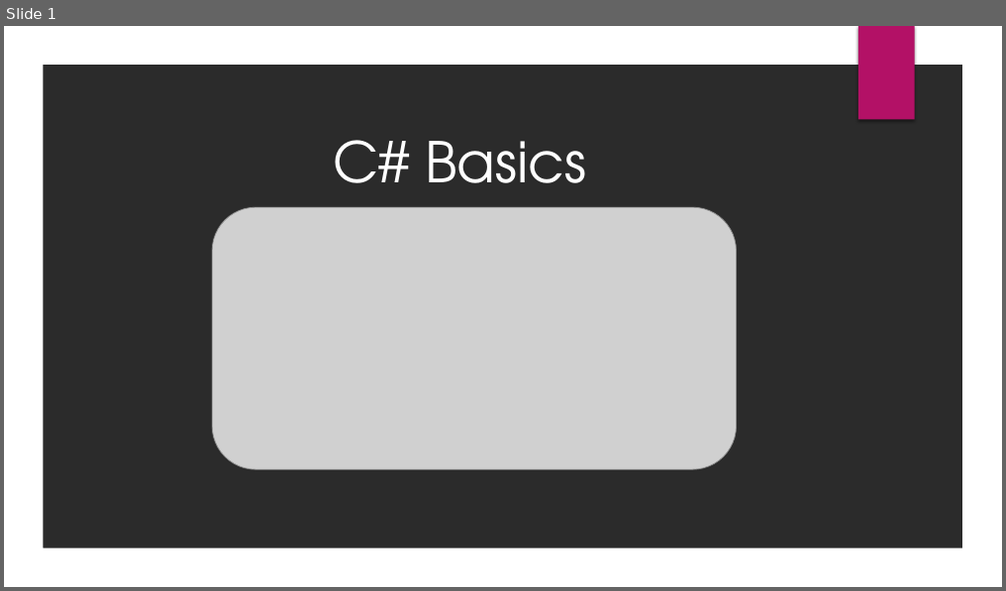
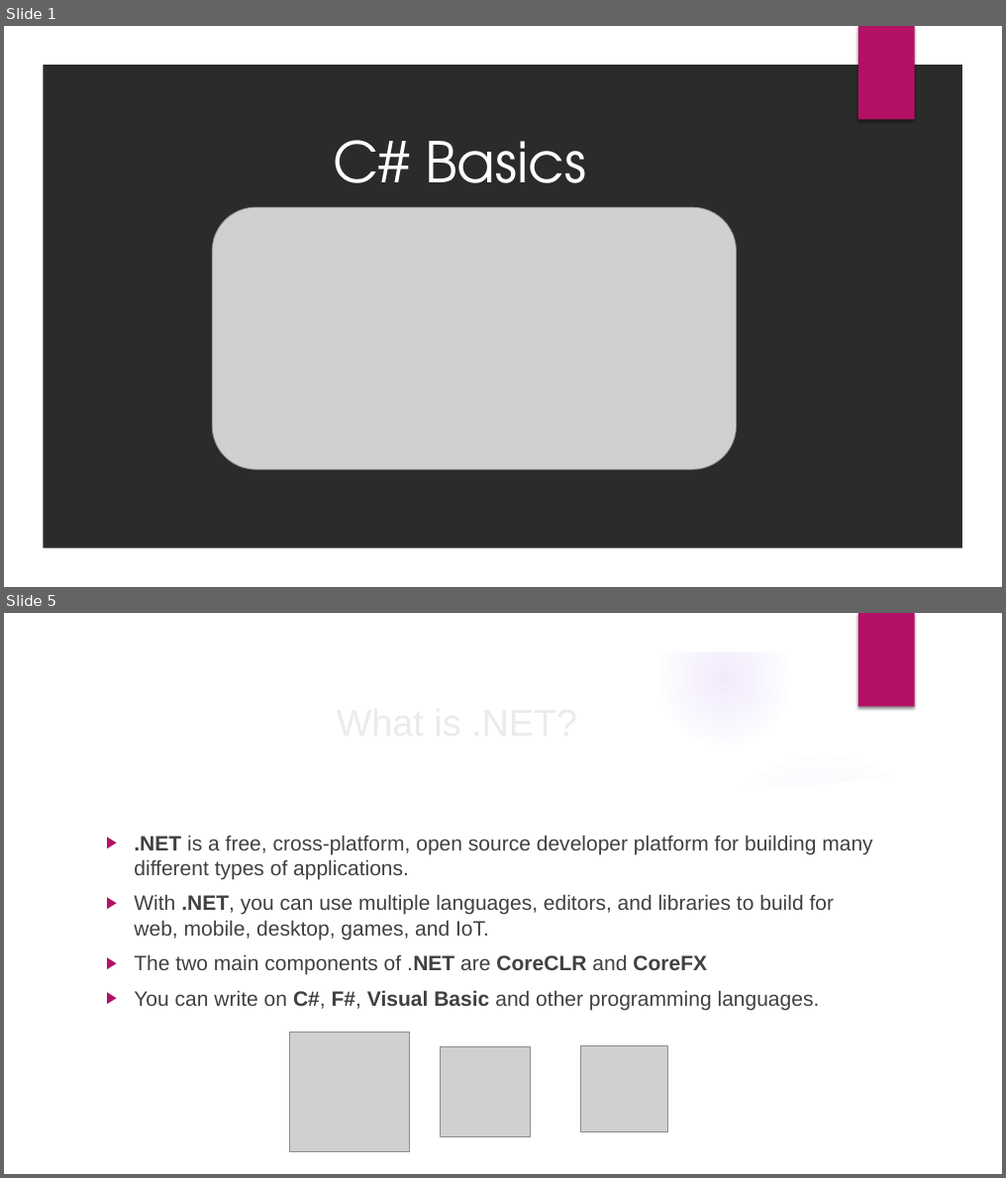
Before and after one commit to velizar92/CSharp-Programming-Presentations, a slide deck: C# Basics.pptx. Shown one above the other, each under a label of ours: slide 1 before the commit, slides 1 and 5 after it; the slides between them are not shown. The pictures are 1006x591 and 1006x1178 pixels, drawn with LibreOffice and Linux fonts; fonts in the diff are those of the drawing; grey boxes stand for pictures; background and template pictures are left out; a plain dark background stands for a picture behind light text. Boxes give left, top, right and bottom in pixels: in the first picture for what was removed or moved away, otherwise in the second. Text is boxed around its words. In the diff, an @@ line names an element or a change of style, - is before the commit and + after.

```diff
--- a/C# Basics.pptx
+++ b/C# Basics.pptx
@@ slide 5 added at (x1=4, y1=613, x2=1002, y2=1174), background picture (left out); not listed: 2 template elements that a slide beside it also shows @@
@@ title added at (x1=98, y1=692, x2=816, y2=750), 36 pt, text #EBEBEB @@
+What is .NET?
@@ group added at (x1=4, y1=614, x2=971, y2=1174): 5 ellipses, 2 freeform shapes @@
@@ text added at (x1=134, y1=835, x2=872, y2=1011), 20 pt, text #404040 @@
+▶ .NET is a free, cross-platform, open source developer platform for building many different types of applications.
+▶ With .NET, you can use multiple languages, editors, and libraries to build for web, mobile, desktop, games, and IoT.
+▶ The two main components of .NET are CoreCLR and CoreFX
+▶ You can write on C#, F#, Visual Basic and other programming languages.
@@ picture added at (x1=289, y1=1032, x2=409, y2=1152) @@
@@ picture added at (x1=440, y1=1047, x2=531, y2=1137) @@
@@ picture added at (x1=581, y1=1046, x2=668, y2=1133) @@
```
Also in this commit, not shown: 4 slides changed, 5 other slides added.
